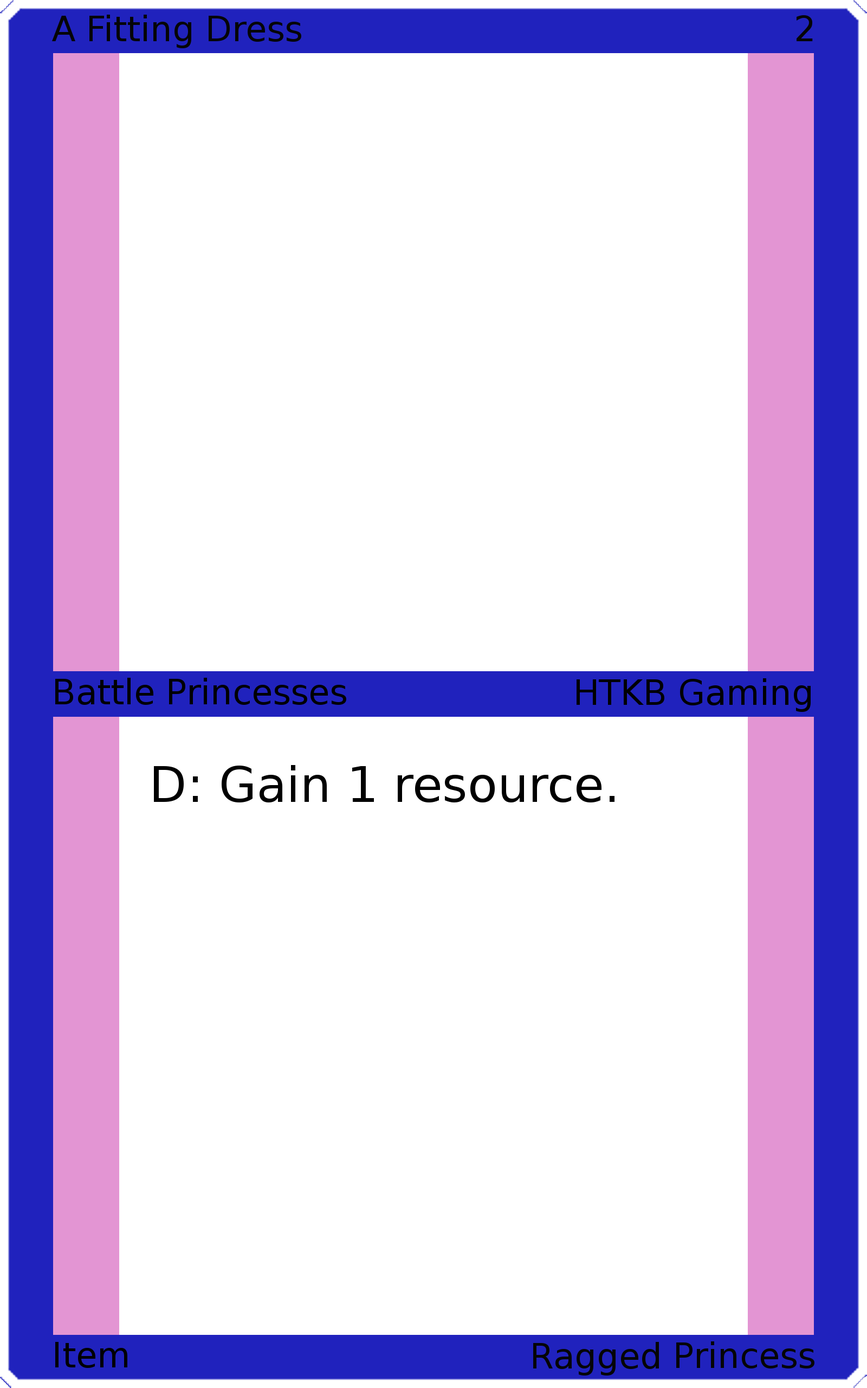
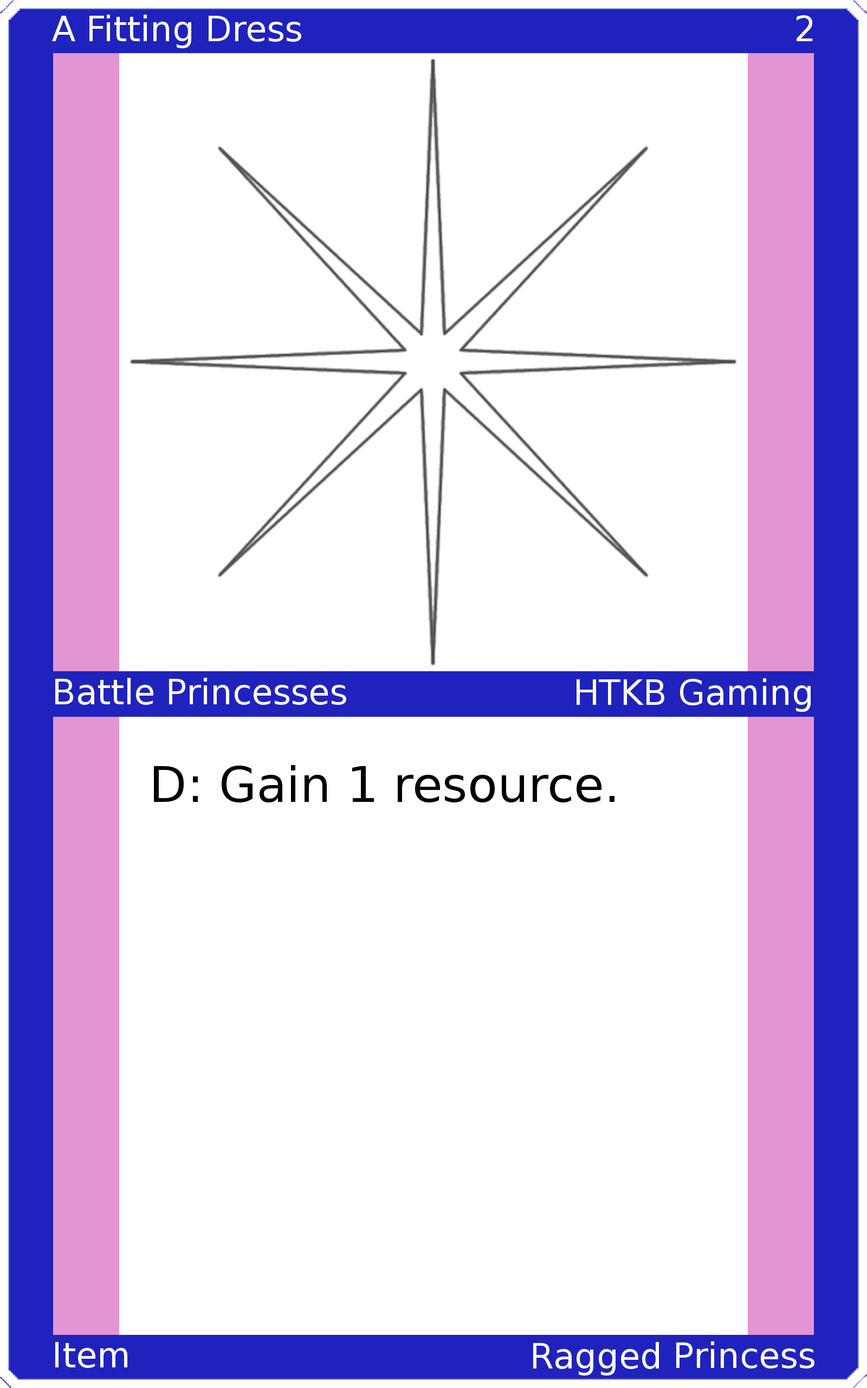
The second 867px x 1388px image is a revision of the first. Changes to its layers:
painted on "Upper Left" over <box>52,14,302,49</box>
painted on "Upper Right" over <box>796,15,814,42</box>
painted on "Mid Left" over <box>55,677,347,705</box>
painted on "Mid Right" over <box>576,678,811,712</box>
painted on "Bottom Left" over <box>55,1341,128,1368</box>
painted on "Bottom Right" over <box>533,1340,815,1376</box>
added layer "Art" above "Top Background" over <box>129,57,738,666</box>
